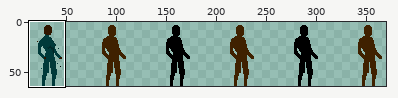
Sprite sheet, stored at gdx-game-android/assets/hero-idle-spritesheet.png. Above, an overview of the earlier version with the close-up marked.
Close-up. Earlier state:
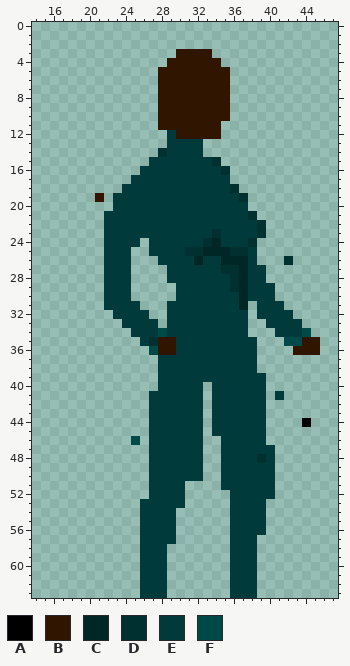
The file is 384x64 pixels. Shown: x 14..47, y 0..63. The wide view leaves out empty margins.
Palette (. is transparent): A #000000  B #301600  C #002626  D #003030  E #003a3a  F #004949
Pixels before, first column x 21:
 3 .........BBBB............
 4 ........BBBBBB...........
 5 .......BBBBBBBB..........
 6 .......BBBBBBBB..........
 7 .......BBBBBBBB..........
 8 .......BBBBBBBB..........
 9 .......BBBBBBBB..........
10 .......BBBBBBBB..........
11 .......BBBBBBB...........
12 ........EBBBBB...........
13 ........EEEE.............
14 .......DEEEE.............
15 ......EEEEEEED...........
16 .....EEEEEEEEED..........
17 ....EEEEEEEEEEE..........
18 ...EEEEEEEEEEEED.........
19 B.EEEEEEEEEEEEEED........
20 ..EEEEEEEEEEEEEEE........
21 .EEEEEEEEEEEEEEEED.......
22 .EEEEEEEEEEEEEEEEED......
23 .EEEEEEEEEEEEDEEEED......
24 .EEEE.EEEEEEDCEEED.......
25 .EEE..EEEEDDCCCDDE.......
26 .EEE...EEEECEECCCE...D...
27 .EEE....EEEEEEDDCEE......
28 .EEE....EEEEEEEDCEE......
29 .EEE.....EEEEEEDCEEE.....
30 .EEE.....EEEEEEECEEE.....
31 .EEEE...EEEEEEEEC.EEE....
32 ..EEEE..EEEEEEEEE.EEEE...
33 ...EEEE.EEEEEEEEE..EEEE..
34 ....EEEFEEEEEEEEE...EEEF.
35 .....EDBBEEEEEEEEE...FFBB
36 ......FBBEEEEEEEEE....BBB
37 .......EEEEEEEEEEE.......
38 .......EEEEEEEEEEE.......
39 .......EEEEEEEEEEEE......
40 .......EEEEE.EEEEEE......
41 ......EEEEEE.EEEEEE.E....
42 ......EEEEEE.EEEEEE......
43 ......EEEEEE.EEEEEE......
44 ......EEEEEE.EEEEEE....A.
45 ......EEEEEE.EEEEEE......
46 ....F.EEEEEE..EEEEE......
47 ......EEEEEE..EEEEEE.....
48 ......EEEEEE..EEEEDE.....
49 ......EEEEEE..EEEEEE.....
50 ......EEEEEE..EEEEEE.....
51 ......EEEE....EEEEEE.....
52 ......EEEE.....EEEEE.....
53 .....EEEEE.....EEEE......
54 .....EEEE......EEEE......
55 .....EEEE......EEEE......
56 .....EEEE......EEEE......
57 .....EEEE......EEE.......
58 .....EEE.......EEE.......
59 .....EEE.......EEE.......
60 .....EEE.......EEE.......
61 .....EEE.......EEE.......
62 .....EEE.......EEE.......
63 .....EEE.......EEE.......
After the commit:
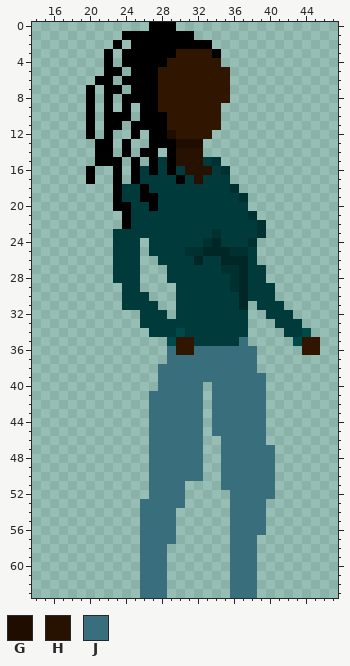
Colours new in this view: G #1f0e00  H #271100  J #396f7d
From old to new:
Changed rows in their new state; - is an unchanged pixel.
first column x 20:
 0 -------AAA---------------
 1 ----AAAAAAAA-------------
 2 ---A-AAAAAAAAA-----------
 3 --A-AAAAAA----A----------
 4 --A-AAAAA----------------
 5 --AA-AAA-----------------
 6 -AA-AAAA-----------------
 7 A-AA-AAA-----------------
 8 A-A-AAAA-----------------
 9 A-A-A-AA-------.---------
10 A-AAA-AAA------.---------
11 A-AA-AAAA----------------
12 A-A--A-AAG----.----------
13 -AA-A--AAAGGG------------
14 -AA-A-AA.AHHH------------
15 -AAA-A-A-AHHH------------
16 A--A-A-A-A-HHH-----------
17 A--A-A----A-H------------
18 ---A--A------------------
19 -.-A--AA-----------------
20 ---AA--A-----------------
21 --..A--------------------
22 --..A--------------------
23 --.----------------------
24 --.----------------------
25 --.--E-------------------
26 --.--E----------------.--
27 --.--E-------------------
28 --.--E-------------------
29 --..-E-------------------
30 --..-EE------------------
31 --..--EE-.---------------
32 ---...-EE.---------.-----
33 ----..--E-----------.----
34 -----..-E-F----------.---
35 ------...FBB-----J.---.--
36 -------..JBBJJJJJJJ----.-
37 --------.JJJJJJJJJJ------
38 --------JJJJJJJJJJJ------
39 --------JJJJJJJJJJJJ-----
40 --------JJJJJ-JJJJJJ-----
41 -------JJJJJJ-JJJJJJ-.---
42 -------JJJJJJ-JJJJJJ-----
43 -------JJJJJJ-JJJJJJ-----
44 -------JJJJJJ-JJJJJJ----.
45 -------JJJJJJ-JJJJJJ-----
46 -----.-JJJJJJ--JJJJJ-----
47 -------JJJJJJ--JJJJJJ----
48 -------JJJJJJ--JJJJJJ----
49 -------JJJJJJ--JJJJJJ----
50 -------JJJJJJ--JJJJJJ----
51 -------JJJJ----JJJJJJ----
52 -------JJJJ-----JJJJJ----
53 ------JJJJJ-----JJJJ-----
54 ------JJJJ------JJJJ-----
55 ------JJJJ------JJJJ-----
56 ------JJJJ------JJJJ-----
57 ------JJJJ------JJJ------
58 ------JJJ-------JJJ------
59 ------JJJ-------JJJ------
60 ------JJJ-------JJJ------
61 ------JJJ-------JJJ------
62 ------JJJ-------JJJ------
63 ------JJJ-------JJJ------
